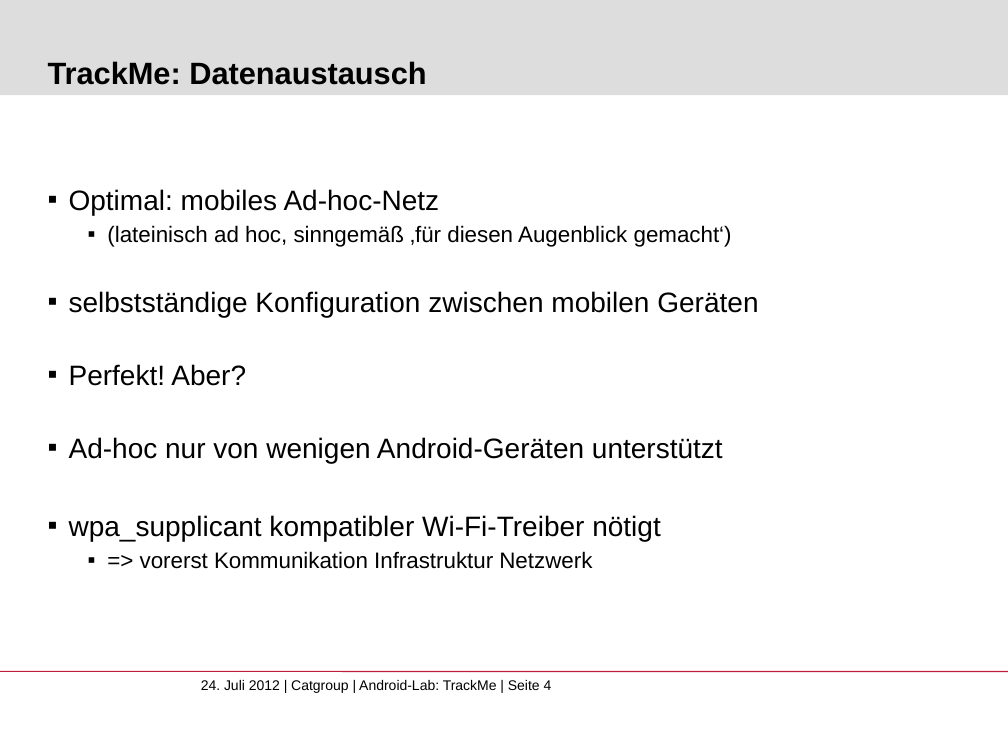
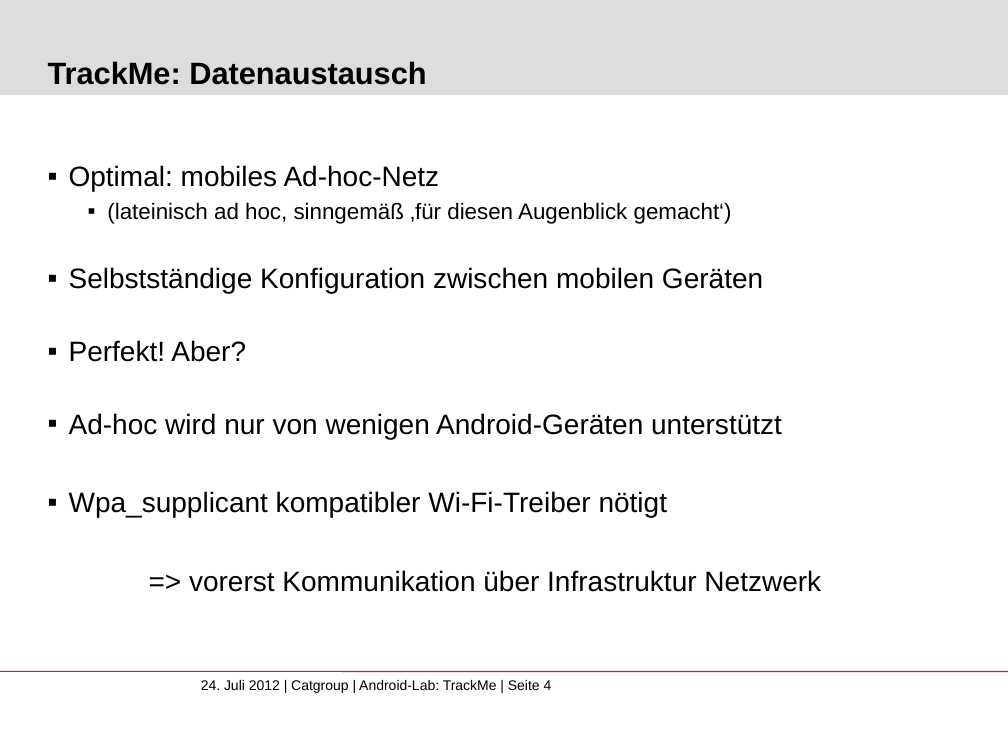
Before and after one commit to Susshi/TrackMe, a slide deck: slide 4 of doc/Android-Lab-TrackMe-Abschlusspraes.pptx. Drawn at 1008x756 pixels with LibreOffice and Linux fonts; fonts in the diff are those of the drawing; background and template pictures are left out. Boxes give left, top, right and bottom in pixels: in the first picture for what was removed or moved away, otherwise in the second. Text is boxed around its words. In the diff, an @@ line names an element or a change of style, - is before the commit and + after.

Commit message:
- Update Präsentation - Sequenzdiagramm DTN Kommunikation

```diff
--- a/doc/Android-Lab-TrackMe-Abschlusspraes.pptx
+++ b/doc/Android-Lab-TrackMe-Abschlusspraes.pptx
@@ text at (69,267,763,294): text changed @@
-  ▪ selbstständige Konfiguration zwischen mobilen Geräten
+  ▪ Selbstständige Konfiguration zwischen mobilen Geräten
@@ text at (69,413,821,592): text changed @@
-  ▪ Ad-hoc nur von wenigen Android-Geräten unterstützt
-  ▪ wpa_supplicant kompatibler Wi-Fi-Treiber nötigt
-      ▪ => vorerst Kommunikation Infrastruktur Netzwerk
+  ▪ Ad-hoc wird nur von wenigen Android-Geräten unterstützt
+  ▪ Wpa_supplicant kompatibler Wi-Fi-Treiber nötigt
+  => vorerst Kommunikation über Infrastruktur Netzwerk
```
Also in this commit, not shown: 3 other slides changed, 5 slides added, 2 other files.
